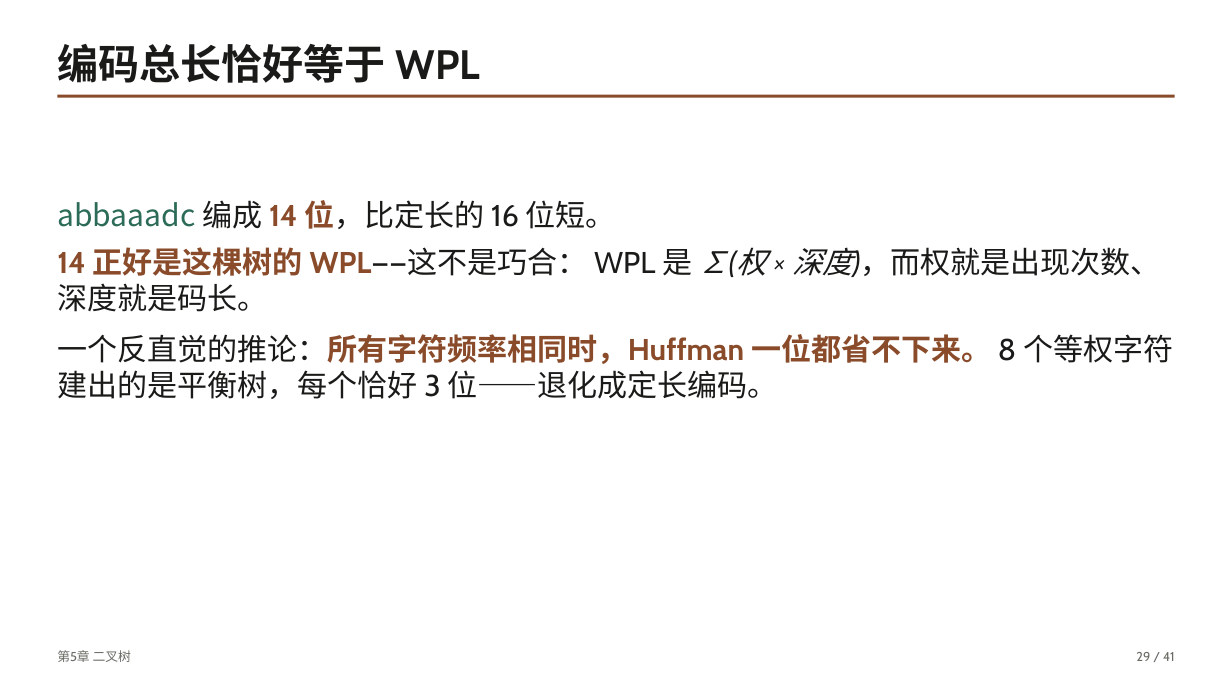
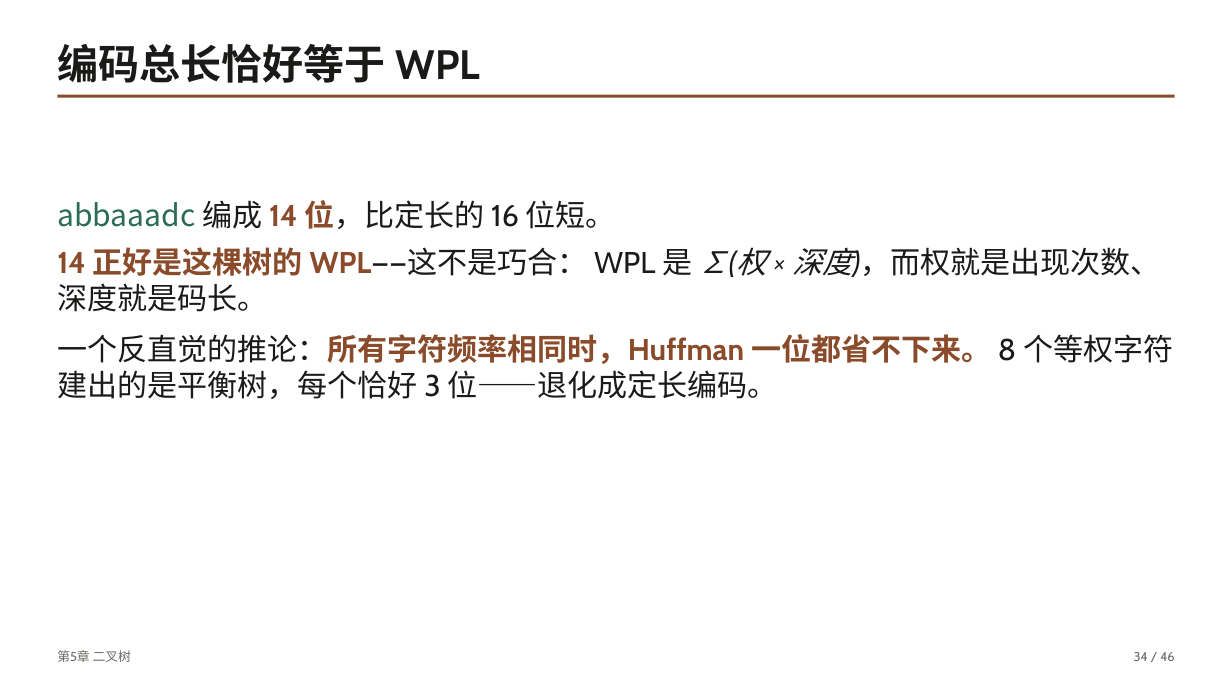
Before and after one commit to GMyhf/dsa-modernization, a slide deck: slide 34 of book/slides/pptx/ch05-binary-tree.pptx (slide 29 before the commit). Drawn at 1232x693 pixels with LibreOffice and Linux fonts; fonts in the diff are those of the drawing. Boxes give left, top, right and bottom in pixels: in the first picture for what was removed or moved away, otherwise in the second. Text is boxed around its words. In the diff, an @@ line names an element or a change of style, - is before the commit and + after.

```diff
--- a/book/slides/pptx/ch05-binary-tree.pptx
+++ b/book/slides/pptx/ch05-binary-tree.pptx
@@ text at <box>1134,652,1174,661</box>: text changed @@
-29 / 41
+34 / 46
```
Also in this commit, not shown: 40 other slides changed, 5 slides added, 8 other files.
